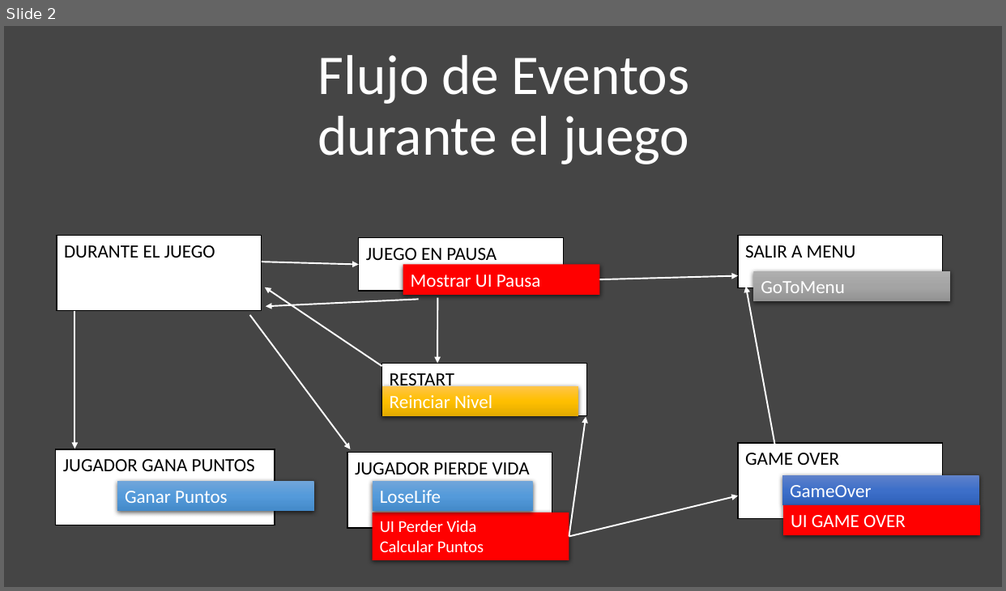
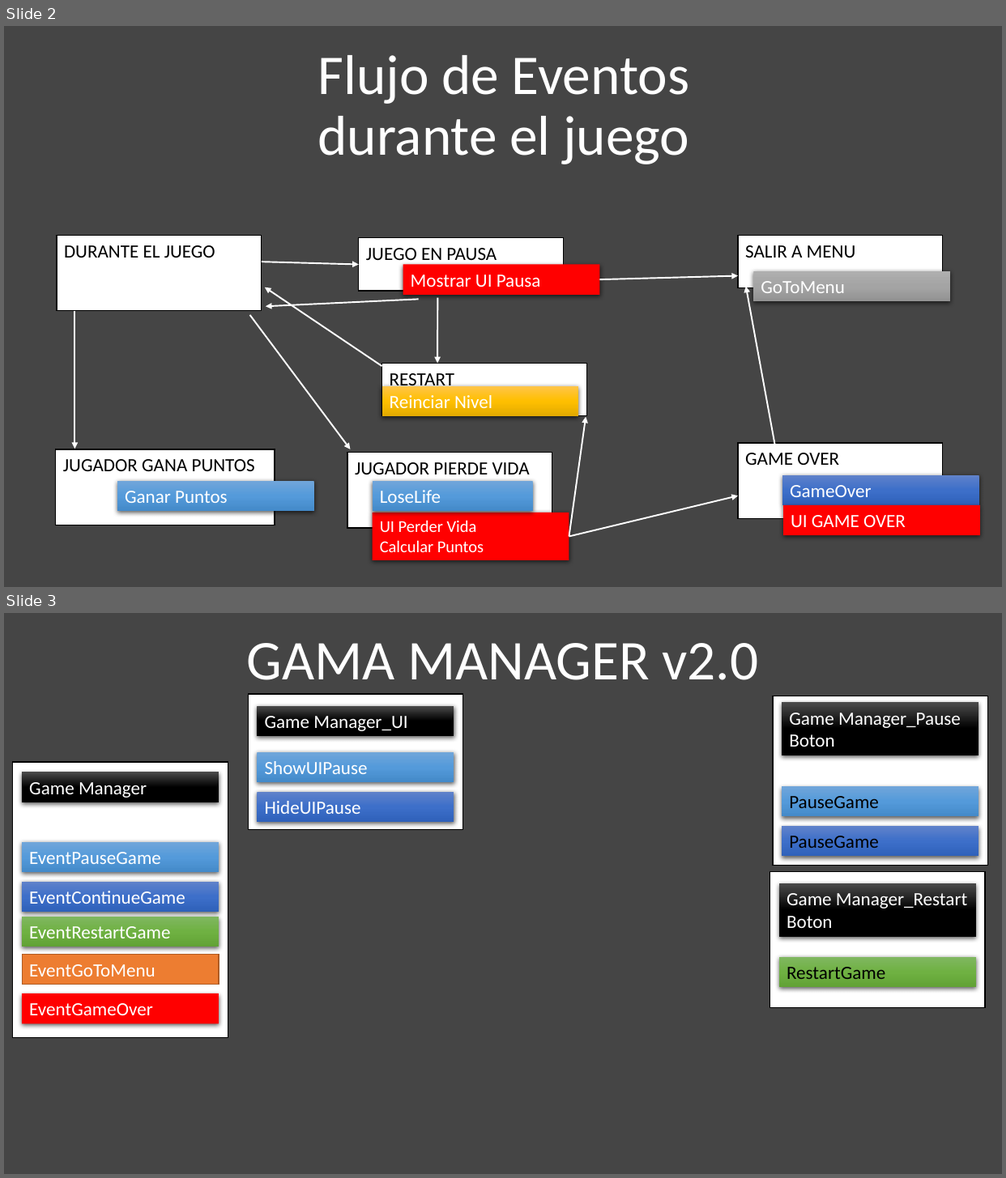
Before and after one commit to marcelOlecram/Bounce-Up, a slide deck: Assets/BounceUp/Otros/GAMA MANAGER v1.pptx. Shown one above the other, each under a label of ours: slide 2 before the commit, slides 2 and 3 after it. The pictures are 1006x591 and 1006x1178 pixels, drawn with LibreOffice and Linux fonts; fonts in the diff are those of the drawing. Boxes give left, top, right and bottom in pixels: in the first picture for what was removed or moved away, otherwise in the second. Text is boxed around its words. In the diff, an @@ line names an element or a change of style, - is before the commit and + after.

Commit message:
Avances en el Game Manager
Implementado una parte del game manager, referente a eventos de interfaz, pausa y reinicio del juego

```diff
--- a/Assets/BounceUp/Otros/GAMA MANAGER v1.pptx
+++ b/Assets/BounceUp/Otros/GAMA MANAGER v1.pptx
@@ slide 3 added at (4, 613, 1002, 1174), background #000000 at 73% opacity @@
@@ title added at (247, 643, 759, 694), 54 pt, text #FFFFFF @@
+GAMA MANAGER v2.0
@@ rectangle added at (13, 762, 228, 1038), fill #FFFFFF, outline #000000 1 pt @@
@@ rectangle added at (22, 773, 219, 803), fill gradient #4B4B4B to #000000, 18 pt, text #FFFFFF @@
+Game Manager
@@ group added at (248, 694, 463, 829): 4 rectangles @@
+Game Manager_UI
+ShowUIPause
+HideUIPause
@@ group added at (773, 696, 987, 865): 4 rectangles @@
+Game Manager_Pause
+Boton
+PauseGame
+PauseGame
@@ rectangle added at (22, 842, 219, 872), fill gradient #71A6DB to #559BDB to #448ACA, 18 pt, text #FFFFFF @@
+EventPauseGame
@@ rectangle added at (770, 872, 986, 1007), fill #FFFFFF, outline #000000 1 pt @@
@@ rectangle added at (22, 882, 219, 912), fill gradient #6183CB to #3E70CA to #3062BB, 18 pt, text #FFFFFF @@
+EventContinueGame
@@ rectangle added at (780, 884, 977, 937), fill gradient #4B4B4B to #000000, 18 pt, text #FFFFFF @@
+Game Manager_Restart
+Boton
@@ rectangle added at (22, 917, 219, 947), fill gradient #81B861 to #6FB242 to #62A336, 18 pt, text #FFFFFF @@
+EventRestartGame
@@ rectangle added at (22, 954, 219, 984), fill #ED7D31, outline #AF5C24 1 pt, 18 pt, text #FFFFFF @@
+EventGoToMenu
@@ rectangle added at (780, 957, 977, 987), fill gradient #81B861 to #6FB242 to #62A336, 18 pt, text #000000 @@
+RestartGame
@@ rectangle added at (22, 994, 219, 1024), fill #FF0000, 18 pt, text #FFFFFF @@
+EventGameOver
```
Also in this commit, not shown: 23 other files.
